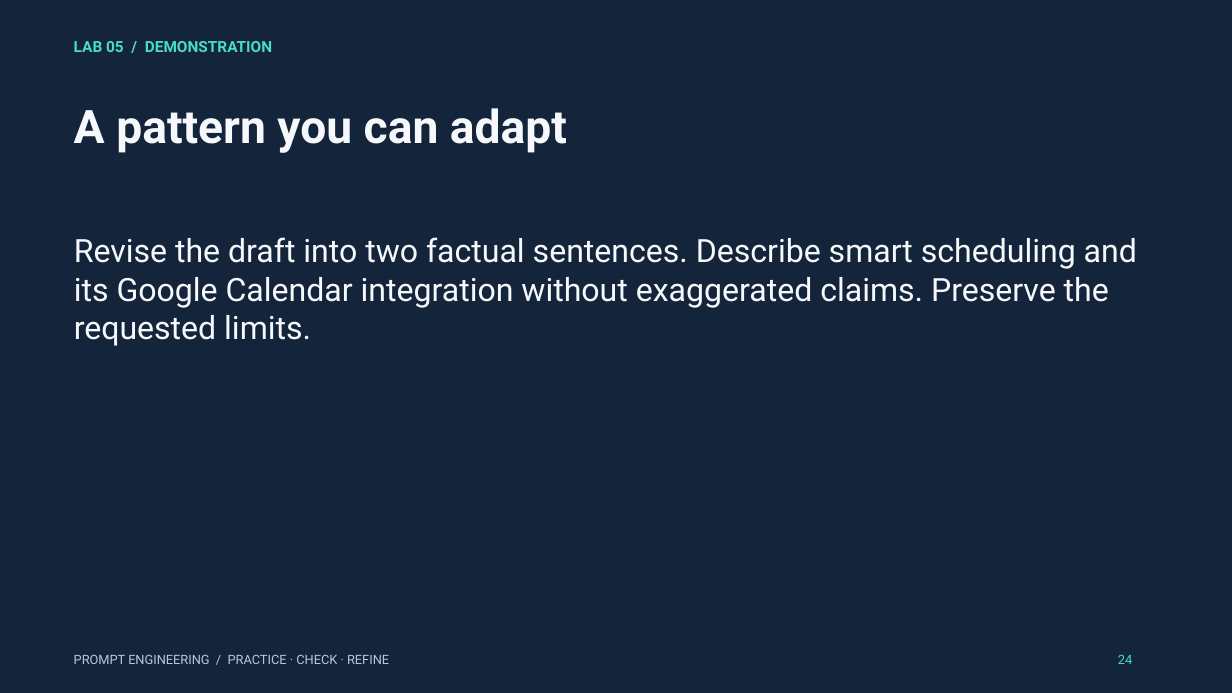
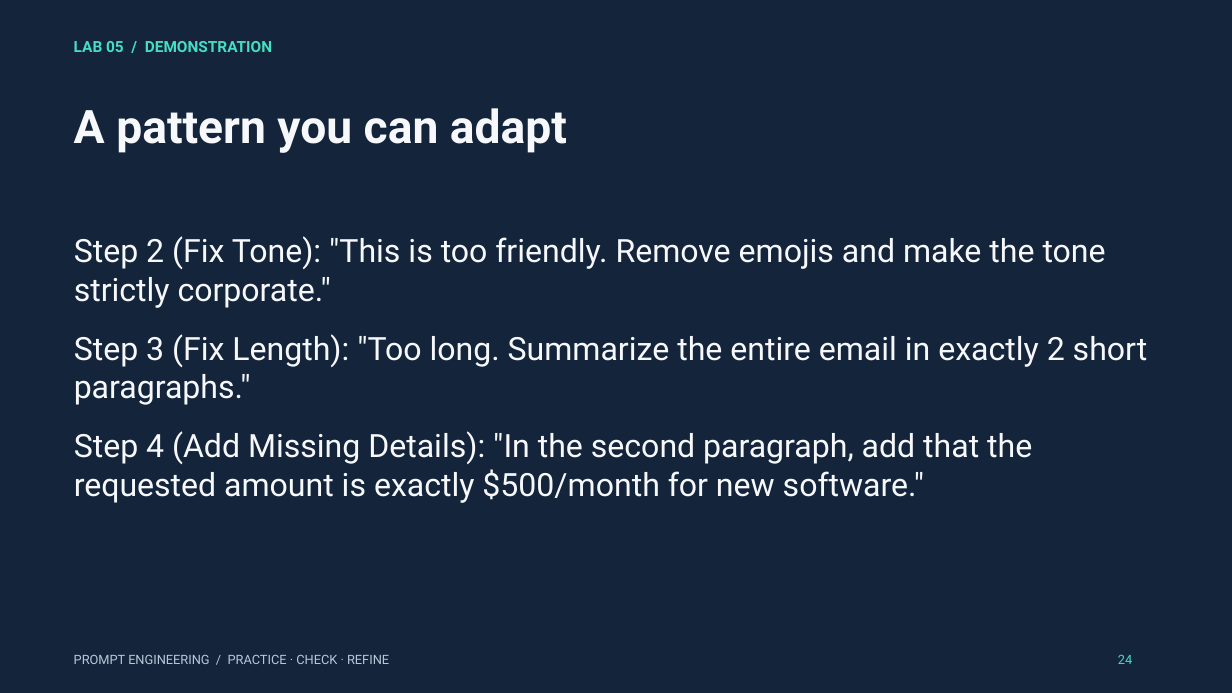
Before and after one commit to mahdimnkh81/prompt-engineering-workshop, a slide deck: slide 24 of materials/prompt_engineering_3_hour_workshop.pptx. Drawn at 1232x693 pixels with LibreOffice and Linux fonts; fonts in the diff are those of the drawing. Boxes give left, top, right and bottom in pixels: in the first picture for what was removed or moved away, otherwise in the second. Text is boxed around its words. In the diff, an @@ line names an element or a change of style, - is before the commit and + after.

```diff
--- a/materials/prompt_engineering_3_hour_workshop.pptx
+++ b/materials/prompt_engineering_3_hour_workshop.pptx
@@ text at (x1=74, y1=236, x2=1148, y2=503): text changed @@
-Revise the draft into two factual sentences. Describe smart scheduling and its Google Calendar integration without exaggerated claims. Preserve the requested limits.
+Step 2 (Fix Tone): "This is too friendly. Remove emojis and make the tone strictly corporate."
+Step 3 (Fix Length): "Too long. Summarize the entire email in exactly 2 short paragraphs."
+Step 4 (Add Missing Details): "In the second paragraph, add that the requested amount is exactly $500/month for new software."
```
Also in this commit, not shown: 19 other slides changed, 14 other files.
